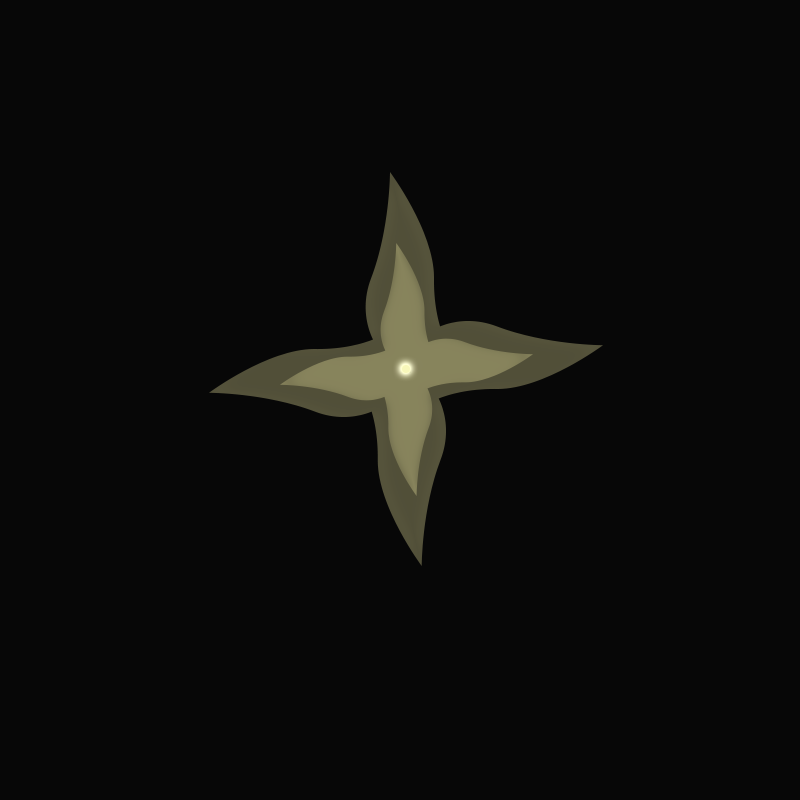
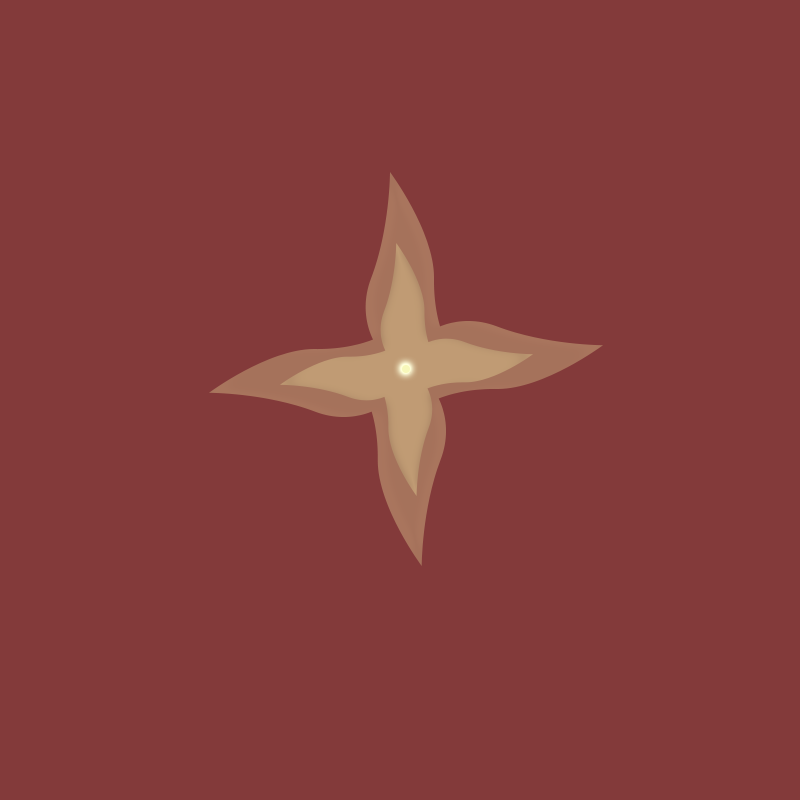
Before/after of a w=800, h=800 layered artwork. What changed in the layer stack:
painted on "Ellipse 1", unmasked it over [209, 172, 603, 566]
painted on "Background" over [0, 0, 800, 800]
